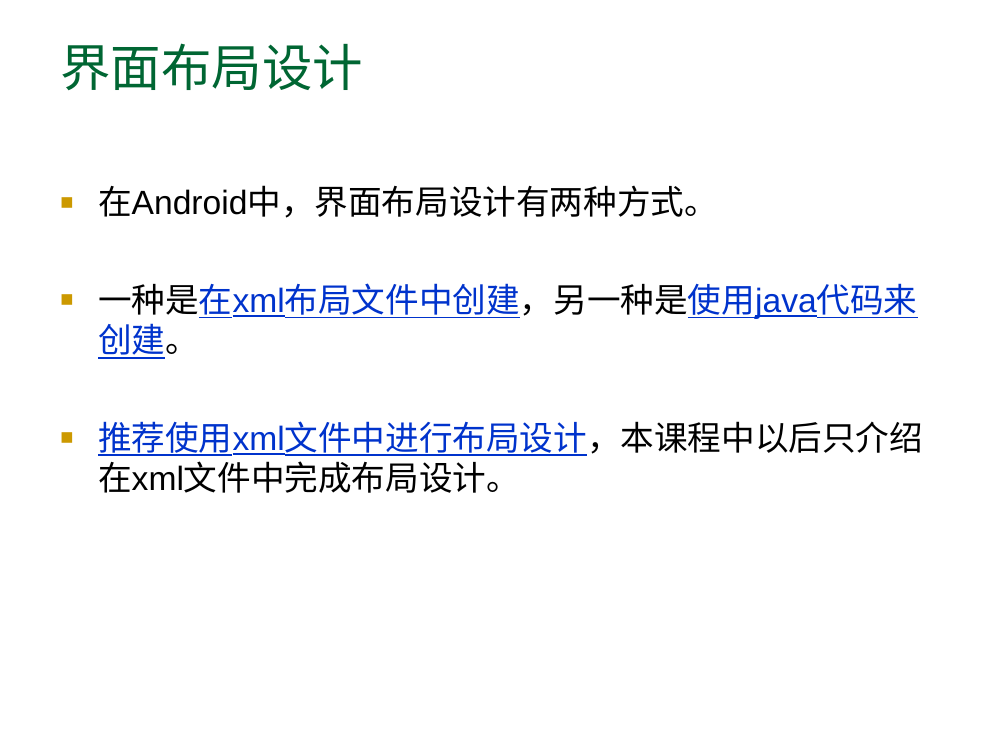
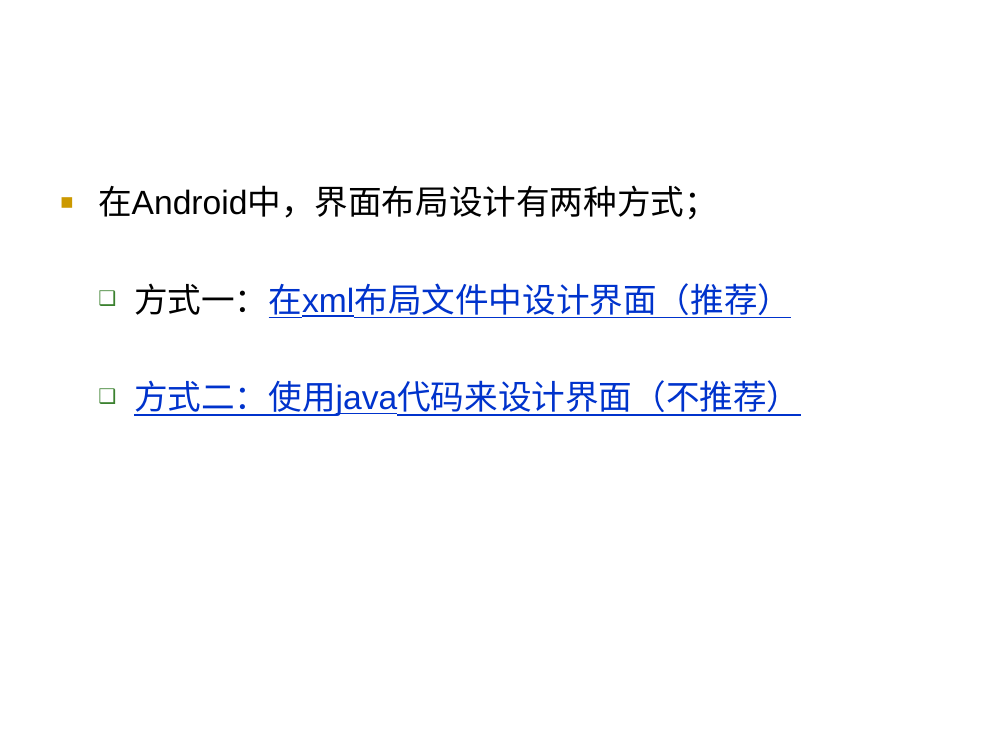
Before and after one commit to arnold117/AndroidProgramming, a slide deck: slide 42 of slides/第二讲 Android入门和简单程序设计.ppt (slide 55 before the commit). Drawn at 1008x756 pixels with LibreOffice and Linux fonts; fonts in the diff are those of the drawing. Boxes give left, top, right and bottom in pixels: in the first picture for what was removed or moved away, otherwise in the second. Text is boxed around its words. In the diff, an @@ line names an element or a change of style, - is before the commit and + after.

```diff
--- a/slides/第二讲 Android入门和简单程序设计.ppt
+++ b/slides/第二讲 Android入门和简单程序设计.ppt
@@ title removed at [60, 43, 362, 90] @@
-界面布局设计
@@ text at [98, 185, 800, 416]: text changed; text colour #000000 to #0033CC @@
-■ 在Android中，界面布局设计有两种方式。
-■ 一种是在xml布局文件中创建，另一种是使用java代码来创建。
-■ 推荐使用xml文件中进行布局设计，本课程中以后只介绍在xml文件中完成布局设计。
+■ 在Android中，界面布局设计有两种方式；
+  ❑ 方式一：在xml布局文件中设计界面（推荐）
+  ❑ 方式二：使用java代码来设计界面（不推荐）
```
Also in this commit, not shown: 12 other slides changed, 10 slides added, 8 slides removed, 1 other file.
